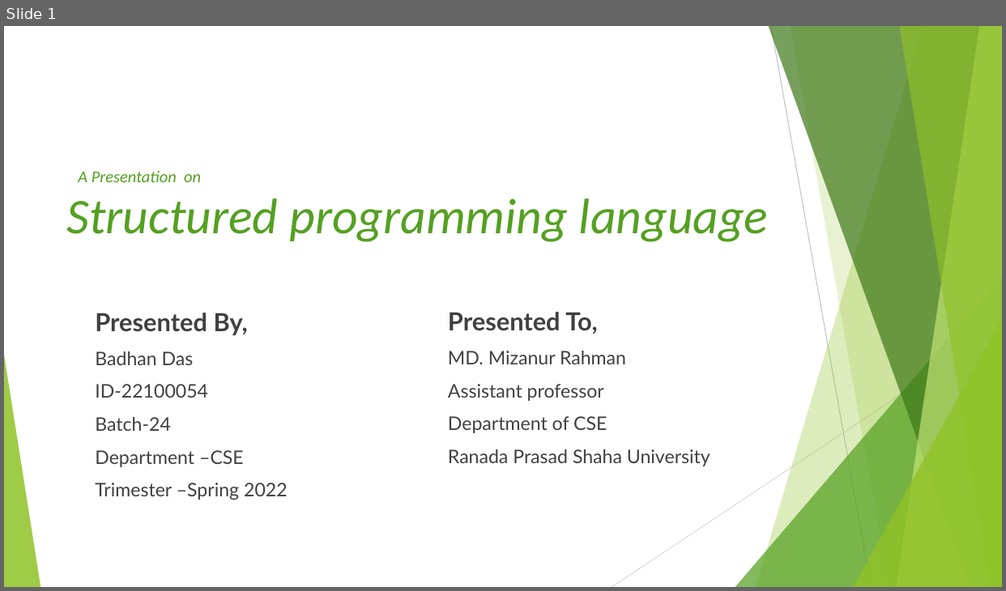
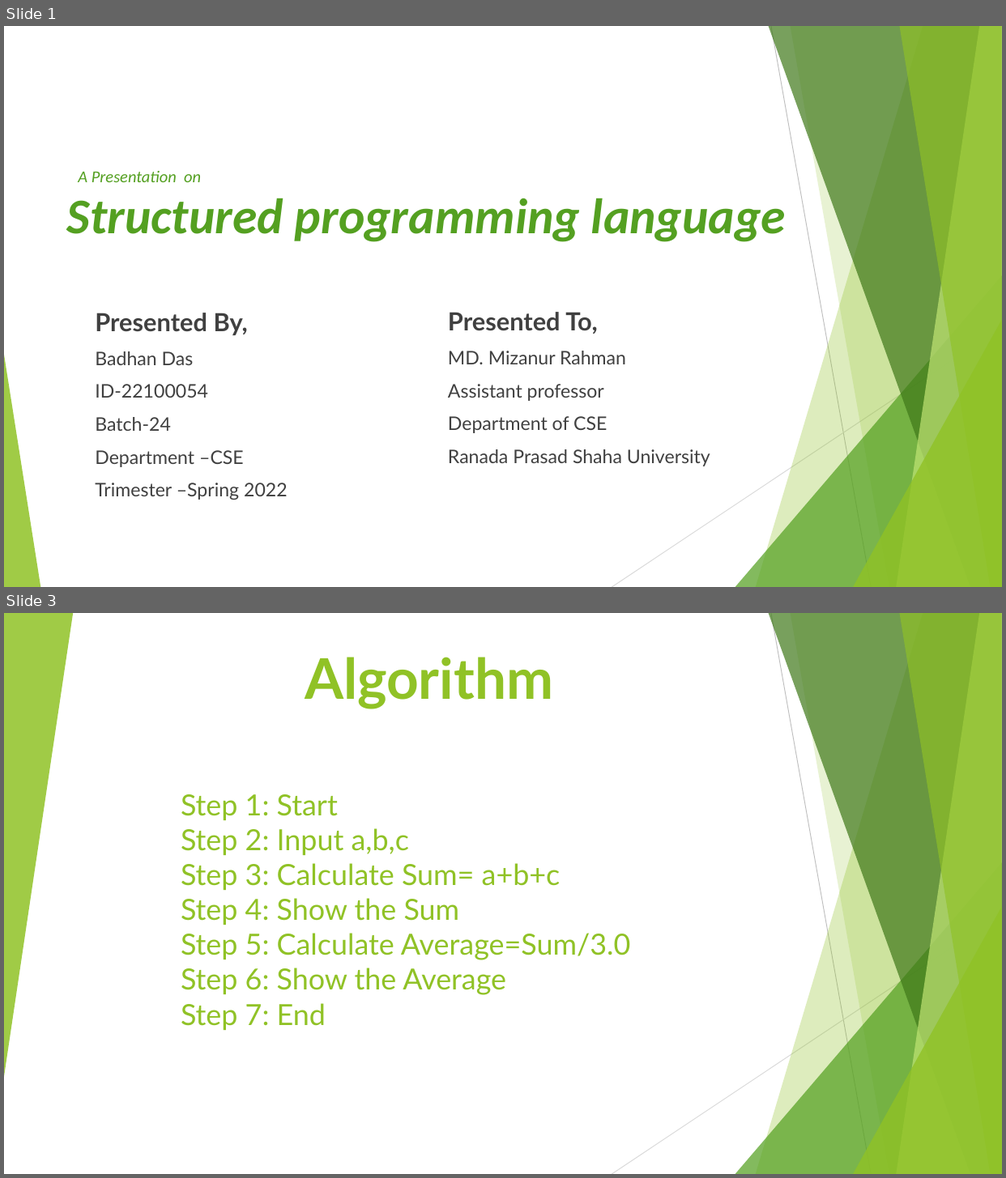
Before and after one commit to thewhiteant/Learning_Something, a slide deck: pptx/badhon/badhon.pptx. Shown one above the other, each under a label of ours: slide 1 before the commit, slides 1 and 3 after it; the slides between them are not shown. The pictures are 1006x591 and 1006x1178 pixels, drawn with LibreOffice and Linux fonts; fonts in the diff are those of the drawing. Boxes give left, top, right and bottom in pixels: in the first picture for what was removed or moved away, otherwise in the second. Text is boxed around its words. In the diff, an @@ line names an element or a change of style, - is before the commit and + after.

```diff
--- a/pptx/badhon/badhon.pptx
+++ b/pptx/badhon/badhon.pptx
@@ slide 3 added at (x1=4, y1=613, x2=1002, y2=1174), background #FFFFFF; not listed: 9 template elements that a slide beside it also shows @@
@@ triangle added at (x1=4, y1=613, x2=73, y2=1077), fill #90C226 at 85% opacity @@
@@ title added at (x1=305, y1=657, x2=553, y2=709), 54 pt, text #90C226, bold @@
+Algorithm
@@ text added at (x1=181, y1=794, x2=631, y2=1030), 28 pt, text #90C226 @@
+Step 1: Start
+Step 2: Input a,b,c
+Step 3: Calculate Sum= a+b+c
+Step 4: Show the Sum
+Step 5: Calculate Average=Sum/3.0
+Step 6: Show the Average
+Step 7: End
@@ slide 1 changed as well @@
@@ title "Structured programming language" at (x1=66, y1=198, x2=786, y2=242): bold on @@
```
Also in this commit, not shown: 5 other slides added, 2 slides removed, 1 other file.
